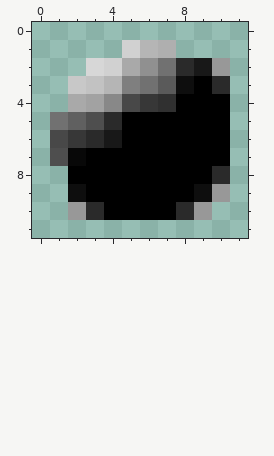
Pixel-art sprite -- rezound/src/images/normal_action.gif. Above is the file before it was changed.
The file is 12x12 pixels. Colours within 5 levels of each other are drawn and written as one.
And afterwards:
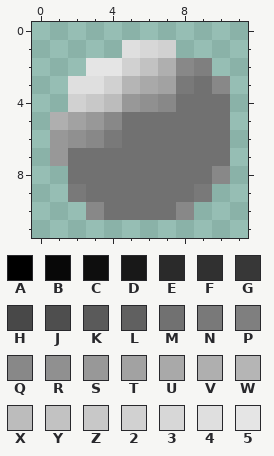
Palette (. is transparent): A #000000  B #080808  C #0e0e0e  D #181818  E #2a2a2a  F #303030  G #373737  H #484848  J #4e4e4e  K #5a5a5a  L #606060  M #717171  N #797979  P #7f7f7f  Q #888888  R #909090  S #989898  T #a2a2a2  U #a9a9a9  V #afafaf  W #b5b5b5  X #bcbcbc  Y #c2c2c2  Z #c8c8c8  2 #d1d1d1  3 #d7d7d7  4 #dfdfdf  5 #e5e5e5
Message: Improved the look of advanced_action.gif and normal_action.gif
Change:
Changed rows in their new state; - is an unchanged pixel.
first column x 1:
 1 ----432---
 2 --552YVQP.
 3 -442WUTNMQ
 4 -2ZXSRQMMM
 5 VTSQMMMMMM
 6 SRQNMMMMMM
 7 SMMMMMMMMM
 8 -MMMMMMMMQ
 9 -NMMMMMMN.
10 -.QMMMMQ.-
